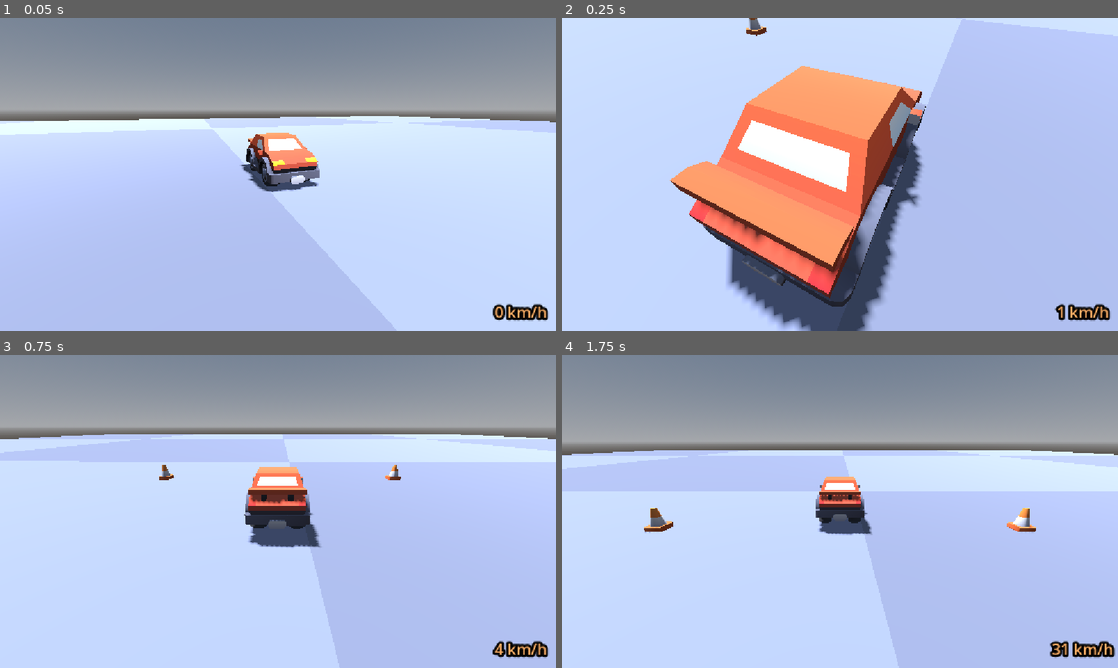
Above: before the commit, frames 1-4 (two rows, left to right).
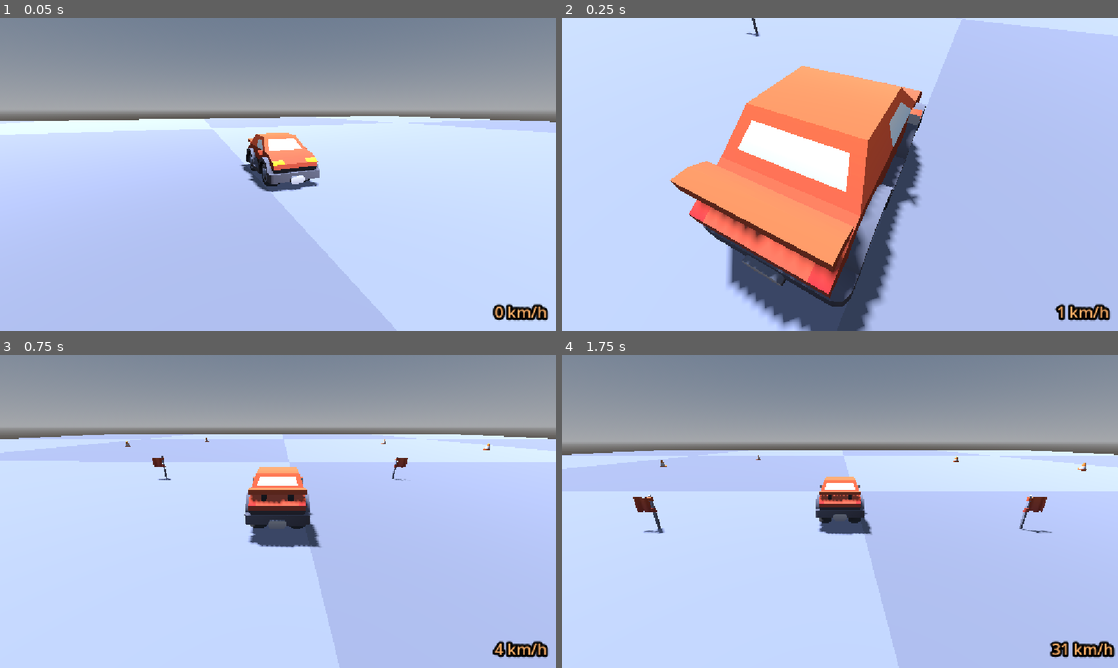
Above: after the commit, the same moments.

Repository: paxakaxap/dungeondriver
Game: Godot game, scene res://Scenes/race_template.tscn
Two runs of this game, one before a commit and one after it. Both use one fixed random seed, a clock stepped at 60 frames per second and the inputs below.
Inputs (mouse positions are in pixels of both pictures, inside the frame that each line leads up to):
- Up to frame 1 (0.05 s): no input
- Up to frame 2 (0.25 s): no input
- Up to frame 3 (0.75 s): tap Enter at 0.5, 0.6 s; move the mouse to (250, 574) at 0.52 s; hold Up (ui_up) from 0.53 s (still down); click (250, 574) at 0.67 s
- Up to frame 4 (1.75 s): keep holding Up (ui_up); tap Space (ui_select) at 0.77, 1.52 s; move the mouse to (1006, 558) at 1.27 s; tap Keypad Enter at 1.35 s

Frame 1 is identical in both runs. In frame 2, 0.1% of the frame differs, in the area x 33-37%, y 0-6%; in frame 3, 0.3%; in frame 4, 0.8%, in the area x 12-95%, y 32-58%.

Commit message:
race logic update

Diff:
--- a/Scenes/race_template.tscn
+++ b/Scenes/race_template.tscn
@@ -80,7 +80,7 @@
 transform = Transform3D(-0.7147131, 0.63498765, -0.29321644, 0, 0.41922933, 0.90788037, 0.69941777, 0.648874, -0.2996287, -3.416971, 1.9089091, -1.4448309)
 shadow_enabled = true
 
-[node name="Node" type="Node" parent="." unique_id=638551640]
+[node name="RaceManager" type="Node" parent="." unique_id=638551640]
 script = ExtResource("2_ob6uq")
 
 [node name="StartFinishLine" parent="." unique_id=110503277 node_paths=PackedStringArray("spawn_markers") instance=ExtResource("3_tan6s")]
@@ -91,10 +91,11 @@
 transform = Transform3D(1, 0, 0, 0, 1, 0, 0, 0, 1, 0, 0, 4.20401)
 
 [node name="Checkpoint" parent="." unique_id=1719394845 instance=ExtResource("4_t7y5q")]
-transform = Transform3D(1, 0, 0, 0, 1, 0, 0, 0, 1, 10.433081, -0.1966734, -5.916874)
+transform = Transform3D(0.64201134, 0, -0.76669514, 0, 1, 0, 0.76669514, 0, 0.64201134, 14.643369, -0.19667435, -10.210888)
 
 [node name="Checkpoint2" parent="." unique_id=544890055 instance=ExtResource("4_t7y5q")]
-transform = Transform3D(1, 0, 0, 0, 1, 0, 0, 0, 1, -19.196198, -0.1966734, -23.845549)
+checkpoint_index = 1
+transform = Transform3D(0.6084441, 0, 0.79359674, 0, 1, 0, -0.79359674, 0, 0.6084441, -16.132269, -0.1966734, -12.826252)
 
 [node name="Camera3D" type="Camera3D" parent="." unique_id=2083156356]
 transform = Transform3D(1, -3.0051904e-08, 1.6951799e-07, -3.0051904e-08, 0.93905985, 0.34375373, -1.6951799e-07, -0.34375373, 0.93905985, 0, 1.5116602, 2.7980125)
--- a/Scripts/car_drive.gd
+++ b/Scripts/car_drive.gd
@@ -33,17 +33,3 @@
 		brake_input = brake_force
 	else:
 		brake_input = 0.0
-
-func on_checkpoint_entered(checkpoint: Area3D) -> void:
-	var rm = Engine.get_main_loop().root.get_node_or_null("/root/RaceManager")
-	if rm:
-		rm.on_racer_entered_checkpoint(self, checkpoint)
-
-func on_start_finish_entered(sfl: Area3D) -> void:
-	var rm = Engine.get_main_loop().root.get_node_or_null("/root/RaceManager")
-	if rm:
-		rm.on_racer_entered_start_finish(self)
-	var speed_ms = linear_velocity.length()
-	var speed_kmh = int(speed_ms * 3.6)
-	if speed_label:
-		speed_label.text = str(speed_kmh) + " km/h"
--- a/Scripts/racing/checkpoint.gd
+++ b/Scripts/racing/checkpoint.gd
@@ -1,16 +1,5 @@
 extends Area3D
 class_name Checkpoint
 
+## Order in which this checkpoint must be passed within a lap (set per instance).
 @export var checkpoint_index: int = 0
-
-func _ready() -> void:
-	body_entered.connect(_on_body_entered)
-
-func _on_body_entered(body: Node3D) -> void:
-	# Find RaceManager in the scene
-	var manager = get_tree().current_scene.find_child("RaceManager", true, false)
-	if manager and manager.has_method("on_racer_entered_checkpoint"):
-		manager.on_racer_entered_checkpoint(body, self)
-
-	if body.has_method("on_checkpoint_entered"):
-		body.on_checkpoint_entered(self)
--- a/Scripts/racing/checkpoint.tscn
+++ b/Scripts/racing/checkpoint.tscn
@@ -1,12 +1,19 @@
-[gd_scene load_steps=3 format=3]
+[gd_scene format=3 uid="uid://bqy648ibp4dsc"]
 
-[ext_resource type="Script" path="res://Scripts/racing/checkpoint.gd" id="1_script"]
+[ext_resource type="Script" uid="uid://c1m6kk41as8jy" path="res://Scripts/racing/checkpoint.gd" id="1_script"]
+[ext_resource type="PackedScene" uid="uid://778do0ocpxga" path="res://Art/Outsource/KenneyCars/cone.glb" id="2_ahc0k"]
 
 [sub_resource type="BoxShape3D" id="BoxShape3D_cp"]
-size = Vector3(10.0, 5.0, 1.0)
+size = Vector3(10, 5, 1)
 
-[node name="Checkpoint" type="Area3D"]
+[node name="Checkpoint" type="Area3D" unique_id=370029251]
 script = ExtResource("1_script")
 
-[node name="CollisionShape3D" type="CollisionShape3D" parent="."]
+[node name="CollisionShape3D" type="CollisionShape3D" parent="." unique_id=736747536]
 shape = SubResource("BoxShape3D_cp")
+
+[node name="cone2" parent="." unique_id=493497455 instance=ExtResource("2_ahc0k")]
+transform = Transform3D(1, 0, 0, 0, 1, 0, 0, 0, 1, -5, 0, 0)
+
+[node name="cone3" parent="." unique_id=1764906880 instance=ExtResource("2_ahc0k")]
+transform = Transform3D(1, 0, 0, 0, 1, 0, 0, 0, 1, 5, 0, 0)
--- a/Scripts/racing/race_manager.gd
+++ b/Scripts/racing/race_manager.gd
@@ -1,4 +1,14 @@
 extends Node
+## Manages a single race session inside its parent scene.
+##
+## Discovers all Checkpoint and StartFinishLine nodes under its parent, wires
+## up their collision signals, spawns racers on the start grid and tracks
+## lap/checkpoint progress. Prints race status to the console.
+##
+## Attach to a RaceManager node in a race scene (e.g. race_template.tscn).
+## Intentionally NOT an autoload: it only exists during races, not in menus
+## or the garage. Prefabs (Checkpoint, StartFinishLine, cars) know nothing
+## about this manager; all wiring is done here.
 
 signal race_started
 signal lap_completed(racer: Node3D, lap_number: int)
@@ -6,76 +16,132 @@
 signal race_finished(standings: Array)
 
 @export var total_laps: int = 3
+@export var car_scene: PackedScene = preload("res://Prefabs/car_base_a.tscn")
 
-var checkpoints: Array[Area3D] = []
-var start_finish_line: Area3D = null
+var checkpoints: Array[Checkpoint] = []
+var start_finish_line: StartFinishLine = null
 var racers: Array[Node3D] = []
 
-# Racer tracking dictionary: { racer_node: { "lap": int, "next_checkpoint": int } }
+# Racer tracking dictionary: { racer_node: { "lap": int, "next_checkpoint": int, "finished": bool } }
 var racer_states: Dictionary = {}
 
+
 func _ready() -> void:
-	# Auto-discover race components within the scene tree
-	var root = get_tree().current_scene
-	_find_race_nodes(root)
+	# Discover race prefabs in the parent scene's subtree. The whole subtree
+	# is already in the tree before any _ready runs, so this is safe even
+	# though the checkpoints' own _ready may not have run yet.
+	var race_scope := get_parent() if get_parent() else get_tree().current_scene
+	_find_race_nodes(race_scope)
+	checkpoints.sort_custom(func(a, b): return a.checkpoint_index < b.checkpoint_index)
+	print("RaceManager: registered %d checkpoint(s), %s" % [
+		checkpoints.size(),
+		start_finish_line.name if start_finish_line else "no start/finish line found"
+	])
+	_connect_race_nodes()
+	if car_scene:
+		# Deferred: the scene root is still setting up children during _ready,
+		# so add_child() must wait until the current setup phase finishes.
+		spawn_racers.call_deferred()
+	_race_start()
+
 
 func _find_race_nodes(node: Node) -> void:
 	if node is Checkpoint:
-		register_checkpoint(node)
+		checkpoints.append(node)
 	elif node is StartFinishLine:
-		register_start_finish(node)
-
+		start_finish_line = node
 	for child in node.get_children():
 		_find_race_nodes(child)
 
+
+func _connect_race_nodes() -> void:
+	for checkpoint in checkpoints:
+		checkpoint.body_entered.connect(_on_checkpoint_body_entered.bind(checkpoint))
+	if start_finish_line:
+		start_finish_line.body_entered.connect(_on_start_finish_body_entered)
+
+
+func _race_start() -> void:
+	print("Race started")
+	race_started.emit()
+
+
+func spawn_racers() -> void:
+	if not start_finish_line:
+		push_warning("RaceManager: cannot spawn racers, no StartFinishLine found.")
+		return
+	var scope := start_finish_line.get_parent()
+	for i in range(start_finish_line.spawn_markers.size()):
+		var marker := start_finish_line.spawn_markers[i]
+		var car := car_scene.instantiate()
+		scope.add_child(car)
+		car.global_transform = marker.global_transform
+		register_racer(car)
+		if i == 0:
+			car.add_to_group("player_car")
+	print("RaceManager: spawned %d racer(s)" % racers.size())
+
+
 func register_racer(racer: Node3D) -> void:
-	if not racers.has(racer):
-		racers.append(racer)
-		racer_states[racer] = {
-			"lap": 1,
-			"next_checkpoint": 0,
-			"finished": false
-		}
+	if racers.has(racer):
+		return
+	racers.append(racer)
+	racer_states[racer] = {
+		"lap": 1,
+		"next_checkpoint": 0,
+		"finished": false,
+	}
+
 
 func unregister_racer(racer: Node3D) -> void:
 	racers.erase(racer)
 	racer_states.erase(racer)
 
-func register_checkpoint(checkpoint: Area3D) -> void:
-	if not checkpoints.has(checkpoint):
-		checkpoints.append(checkpoint)
-		# Sort checkpoints by index if desired
 
-func register_start_finish(sfl: Area3D) -> void:
-	start_finish_line = sfl
-
-func on_racer_entered_checkpoint(racer: Node3D, checkpoint: Area3D) -> void:
-	if not racer_states.has(racer):
-		register_racer(racer)
-
-	var state = racer_states[racer]
+func _on_checkpoint_body_entered(body: Node3D, checkpoint: Checkpoint) -> void:
+	if not racer_states.has(body):
+		return
+	var state: Dictionary = racer_states[body]
 	if state["finished"]:
 		return
+	if checkpoint.checkpoint_index != state["next_checkpoint"]:
+		return # Wrong checkpoint or out of order; ignore.
+	state["next_checkpoint"] += 1
+	print("Racer %s: checkpoint %d passed" % [body.name, checkpoint.checkpoint_index])
+	checkpoint_reached.emit(body, checkpoint.checkpoint_index)
 
-	var cp_index = checkpoint.get("checkpoint_index") if checkpoint.has_method("get") or "checkpoint_index" in checkpoint else 0
-	if cp_index == state["next_checkpoint"]:
-		state["next_checkpoint"] += 1
-		emit_signal("checkpoint_reached", racer, cp_index)
 
-func on_racer_entered_start_finish(racer: Node3D) -> void:
-	if not racer_states.has(racer):
-		register_racer(racer)
-
-	var state = racer_states[racer]
+func _on_start_finish_body_entered(body: Node3D) -> void:
+	if not racer_states.has(body):
+		return
+	var state: Dictionary = racer_states[body]
 	if state["finished"]:
 		return
+	if checkpoints.size() > 0 and state["next_checkpoint"] < checkpoints.size():
+		push_warning("Racer %s crossed start/finish but missed %d checkpoint(s); lap not counted."
+			% [body.name, checkpoints.size() - state["next_checkpoint"]])
+		return
+	state["next_checkpoint"] = 0
+	print("Racer %s: lap %d completed" % [body.name, state["lap"]])
+	lap_completed.emit(body, state["lap"])
+	state["lap"] += 1
+	if state["lap"] > total_laps:
+		state["finished"] = true
+		print("Race finished - winner: %s" % body.name)
+		race_finished.emit(_standings())
 
-	# Check if all checkpoints for the current lap have been hit
-	if state["next_checkpoint"] >= checkpoints.size() and checkpoints.size() > 0:
-		state["next_checkpoint"] = 0
-		state["lap"] += 1
-		emit_signal("lap_completed", racer, state["lap"] - 1)
 
-		if state["lap"] > total_laps:
-			state["finished"] = true
-			emit_signal("race_finished", racers)
+func _compare_racers(a: Node3D, b: Node3D) -> bool:
+	var sa: Dictionary = racer_states[a]
+	var sb: Dictionary = racer_states[b]
+	if sa["finished"] != sb["finished"]:
+		return sa["finished"]
+	if sa["lap"] != sb["lap"]:
+		return sa["lap"] > sb["lap"]
+	return sa["next_checkpoint"] > sb["next_checkpoint"]
+
+
+func _standings() -> Array:
+	var order := racers.duplicate()
+	order.sort_custom(_compare_racers)
+	return order
--- a/Scripts/racing/start_finish_line.gd
+++ b/Scripts/racing/start_finish_line.gd
@@ -1,29 +1,6 @@
 extends Area3D
 class_name StartFinishLine
 
+## Grid slots (front to back) where the RaceManager spawns racers.
+## Grid slots (front to back) where the RaceManager spawns racers.
 @export var spawn_markers: Array[Marker3D] = []
-@export var car_scene: PackedScene = preload("res://Prefabs/car_base_a.tscn")
-
-func spawn_racers() -> void:
-	for i in range(spawn_markers.size()):
-		var marker = spawn_markers[i]
-		var car = car_scene.instantiate()
-		get_tree().current_scene.add_child(car)
-		car.global_transform = marker.global_transform
-		# Make the first spawned car (or all cars) part of the player/camera group
-		if i == 0:
-			car.add_to_group("player_car")
-func _ready() -> void:
-	body_entered.connect(_on_body_entered)
-	# Optionally call spawn_racers here or trigger it from the RaceManager
-	# Use call_deferred to avoid modifying scene tree during read-only phase
-	call_deferred("spawn_racers")
-
-func _on_body_entered(body: Node3D) -> void:
-	# Find RaceManager in the scene
-	var manager = get_tree().current_scene.find_child("RaceManager", true, false)
-	if manager and manager.has_method("on_racer_entered_start_finish"):
-		manager.on_racer_entered_start_finish(body)
-
-	if body.has_method("on_start_finish_entered"):
-		body.on_start_finish_entered(self)
--- a/Scripts/racing/start_finish_line.tscn
+++ b/Scripts/racing/start_finish_line.tscn
@@ -1,7 +1,7 @@
 [gd_scene format=3 uid="uid://cq7x052gp8o21"]
 
 [ext_resource type="Script" uid="uid://bc3k3glr8ap1c" path="res://Scripts/racing/start_finish_line.gd" id="1_script"]
-[ext_resource type="PackedScene" uid="uid://778do0ocpxga" path="res://Art/Outsource/KenneyCars/cone.glb" id="2_semps"]
+[ext_resource type="PackedScene" uid="uid://dlaa5wrddl3bt" path="res://Art/Outsource/KenneyPrototype/flag.glb" id="2_semps"]
 
 [sub_resource type="BoxShape3D" id="BoxShape3D_sfl"]
 size = Vector3(10, 5, 1)
@@ -20,8 +20,8 @@
 [node name="SpawnMarker2" type="Marker3D" parent="SpawnGrid" unique_id=1976771672]
 transform = Transform3D(1, 0, 0, 0, 1, 0, 0, 0, 1, 2, 0, 0)
 
-[node name="cone2" parent="." unique_id=500336549 instance=ExtResource("2_semps")]
-transform = Transform3D(1, 0, 0, 0, 1, 0, 0, 0, 1, -5, 0, 0)
+[node name="flag2" parent="." unique_id=341520745 instance=ExtResource("2_semps")]
+transform = Transform3D(0, 0, -1.0000001, 0, 1, 0, 1.0000001, 0, 0, -5, 0, 0)
 
-[node name="cone3" parent="." unique_id=1683462415 instance=ExtResource("2_semps")]
-transform = Transform3D(1, 0, 0, 0, 1, 0, 0, 0, 1, 5, 0, 0)
+[node name="flag3" parent="." unique_id=759186165 instance=ExtResource("2_semps")]
+transform = Transform3D(-4.371139e-08, 0, 1, 0, 1, 0, -1, 0, -4.371139e-08, 5, 0, 0)
Not shown: 1 places in Scenes/race_template.tscn that only renumber resources
